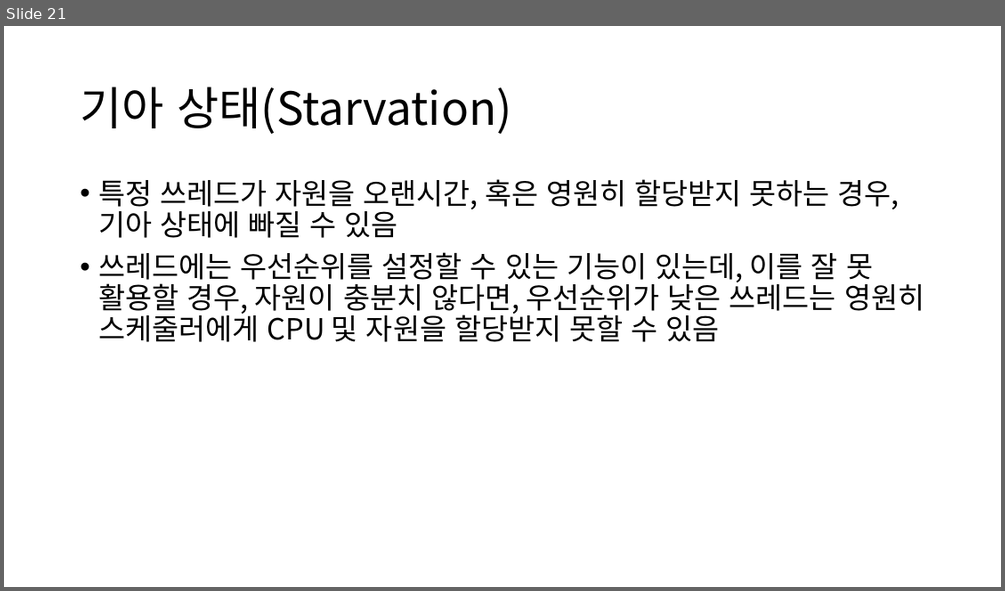
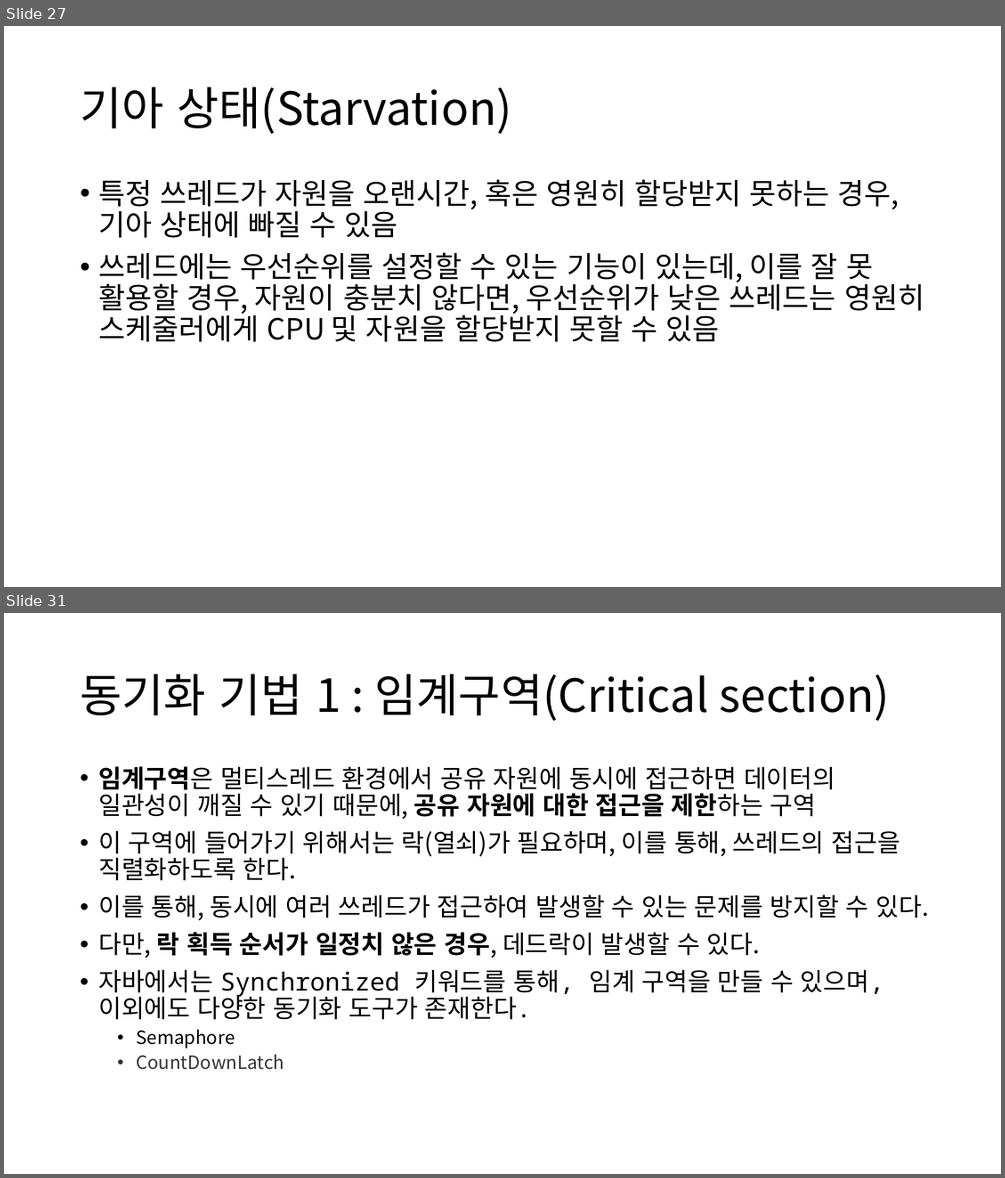
Before and after one commit to Baskervir/simcoding_jm, a slide deck: hy/수업자료/6주차 멀티쓰레딩/Multi Threading.pptx. Shown one above the other, each under a label of ours: slide 21 before the commit, slides 27 and 31 after it; the slides between them are not shown. The pictures are 1005x591 and 1005x1178 pixels, drawn with LibreOffice and Linux fonts; fonts in the diff are those of the drawing. Boxes give left, top, right and bottom in pixels: in the first picture for what was removed or moved away, otherwise in the second. Text is boxed around its words. In the diff, an @@ line names an element or a change of style, - is before the commit and + after.

```diff
--- a/hy/수업자료/6주차 멀티쓰레딩/Multi Threading.pptx
+++ b/hy/수업자료/6주차 멀티쓰레딩/Multi Threading.pptx
@@ slide 31 added at <box>4,613,1001,1174</box>, background #FFFFFF @@
@@ title added at <box>80,674,890,721</box>, 44 pt, text #000000 @@
+동기화 기법 1 : 임계구역(Critical section)
@@ text added at <box>98,766,928,1070</box>, 24.1 pt, text #000000 @@
+• 임계구역은 멀티스레드 환경에서 공유 자원에 동시에 접근하면 데이터의 일관성이 깨질 수 있기 때문에, 공유 자원에 대한 접근을 제한하는 구역
+• 이 구역에 들어가기 위해서는 락(열쇠)가 필요하며, 이를 통해, 쓰레드의 접근을 직렬화하도록 한다.
+• 이를 통해, 동시에 여러 쓰레드가 접근하여 발생할 수 있는 문제를 방지할 수 있다.
+• 다만, 락 획득 순서가 일정치 않은 경우, 데드락이 발생할 수 있다.
+• 자바에서는 Synchronized 키워드를 통해, 임계 구역을 만들 수 있으며, 이외에도 다양한 동기화 도구가 존재한다.
+  • Semaphore
+  • CountDownLatch
@@ what was slide 21 is now slide 27 @@
```
Also in this commit, not shown: 6 slides changed, 14 other slides added, 1 slide removed, 7 other files.
